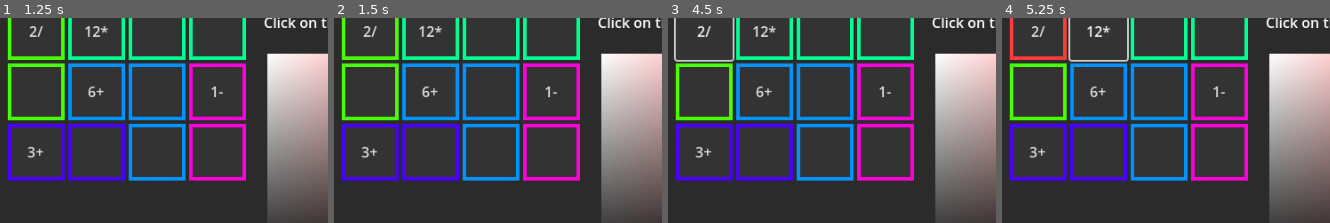
Above: before the commit, frames 1-4 (left to right).
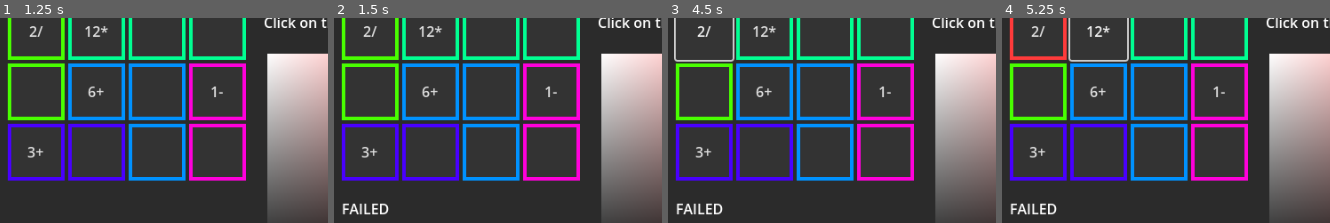
Above: after the commit, the same moments.

Repository: andrew-wilkes/godot-kenken
Game: Godot game, scene res://main.tscn
The game is run twice, just before and just after one commit, with the same random seed, the same clock (stepped at 60 frames per second) and the same inputs.
Inputs (mouse positions are % of the whole screen's width and height, from its top left):
- Up to frame 1 (1.25 s): click "12*" at 0.5 s
- Up to frame 2 (1.5 s): click "Solve" at 1.25 s
- Up to frame 3 (4.5 s): click (15, 9) at 2.02 s; click "2/" at 2.75 s; click (33, 9) at 3.52 s; click "2/" at 4.25 s
- Up to frame 4 (5.25 s): click "12*" at 5 s
The pictures show only the part of the screen within x 0-50%, y 20-70%; the shares and areas given below are measured in that part.

Frame 1 is identical in both runs. In frame 2, 0.5% of the frame differs, in the area x 2-17%, y 90-97%; in frame 3, 0.5%; in frame 4, 0.5%.

Commit message:
Debug algorithm

Diff:
--- a/kenken/Main.gd
+++ b/kenken/Main.gd
@@ -6,6 +6,7 @@
 var cages = {}
 var grid_numbers = []
 var numbers
+var count = 0
 
 class Cage:
 	var cells = []
@@ -56,10 +57,14 @@
 	cages.clear()
 	extract_cages()
 	set_number_sets()
+	var time = Time.get_ticks_msec()
+	count = 0
 	if apply_numbers_to_grid(0):
-		print(grid_numbers)
+		time = Time.get_ticks_msec() - time
+		%Result.text = "Solved in %dms with %d iterations\n\n" % [time, count]\
+		 + stringify_grid(grid_numbers)
 	else:
-		print("FAILED")
+		%Result.text = "FAILED"
 
 
 func extract_cages():
@@ -88,12 +93,27 @@
 func apply_numbers_to_grid(cage_id):
 	if cage_id == cages.size():
 		return true
+	count += 1
 	for number_set in cages.values()[cage_id].number_sets:
 		for idx in number_set.size():
 			grid_numbers[cages.values()[cage_id].cells[idx]] = number_set[idx]
 		if valid_grid() and apply_numbers_to_grid(cage_id + 1):
 			return true
+	# None of the number sets could be used so reset the cells
+	for idx in cages.values()[cage_id].cells:
+		grid_numbers[idx] = 0
 	return false
+
+
+func stringify_grid(grid):
+	var chrs = PackedStringArray()
+	var idx = 0
+	for n in grid_size:
+		for m in grid_size:
+			chrs.append(str(grid[idx]) + " ")
+			idx += 1
+		chrs.append("\n")
+	return "".join(chrs)
 
 
 func valid_grid():
--- a/kenken/main.tscn
+++ b/kenken/main.tscn
@@ -32,29 +32,37 @@
 layout_mode = 2
 theme_override_constants/separation = 20
 
-[node name="Grid" type="GridContainer" parent="M/HB"]
+[node name="VB1" type="VBoxContainer" parent="M/HB"]
+layout_mode = 2
+theme_override_constants/separation = 20
+
+[node name="Grid" type="GridContainer" parent="M/HB/VB1"]
 unique_name_in_owner = true
 layout_mode = 2
 columns = 3
 
-[node name="Cell" type="Button" parent="M/HB/Grid"]
+[node name="Cell" type="Button" parent="M/HB/VB1/Grid"]
 unique_name_in_owner = true
 custom_minimum_size = Vector2(64, 64)
 layout_mode = 2
 theme_override_styles/normal = SubResource("StyleBoxFlat_rmgue")
 
-[node name="VB" type="VBoxContainer" parent="M/HB"]
+[node name="Result" type="Label" parent="M/HB/VB1"]
+unique_name_in_owner = true
+layout_mode = 2
+
+[node name="VB2" type="VBoxContainer" parent="M/HB"]
 layout_mode = 2
 theme_override_constants/separation = 20
 
-[node name="Label" type="Label" parent="M/HB/VB"]
+[node name="Label" type="Label" parent="M/HB/VB2"]
 layout_mode = 2
 text = "Select a color and click a grid cell to add it to a group.
 Shift click on a cell to add the number + math operator
 such as 12+ to a group.
 Click on the Solve button to evaluate the Kenken puzzle."
 
-[node name="ColorPicker" type="ColorPicker" parent="M/HB/VB"]
+[node name="ColorPicker" type="ColorPicker" parent="M/HB/VB2"]
 unique_name_in_owner = true
 layout_mode = 2
 color = Color(1, 0.231373, 0.231373, 1)
@@ -66,7 +74,7 @@
 hex_visible = false
 presets_visible = false
 
-[node name="Solve" type="Button" parent="M/HB/VB"]
+[node name="Solve" type="Button" parent="M/HB/VB2"]
 layout_mode = 2
 text = "Solve"
 
@@ -82,6 +90,6 @@
 placeholder_text = "Enter number and operator"
 alignment = 1
 
-[connection signal="pressed" from="M/HB/VB/Solve" to="." method="_on_solve_pressed"]
+[connection signal="pressed" from="M/HB/VB2/Solve" to="." method="_on_solve_pressed"]
 [connection signal="popup_hide" from="PopupPanel" to="." method="_on_popup_panel_popup_hide"]
 [connection signal="text_submitted" from="PopupPanel/LineEdit" to="." method="_on_line_edit_text_submitted"]
